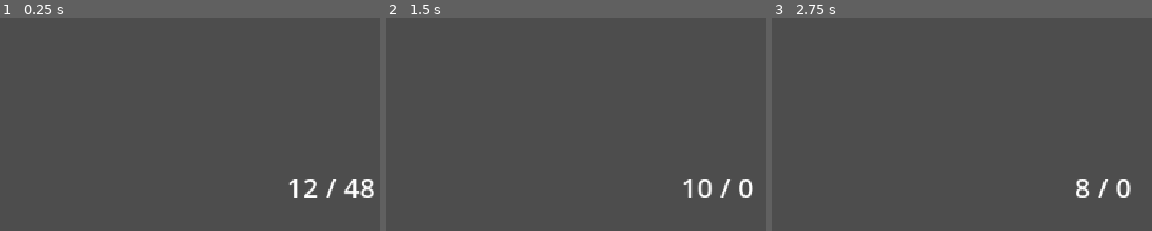
Above: before the commit, frames 1-3 (left to right).
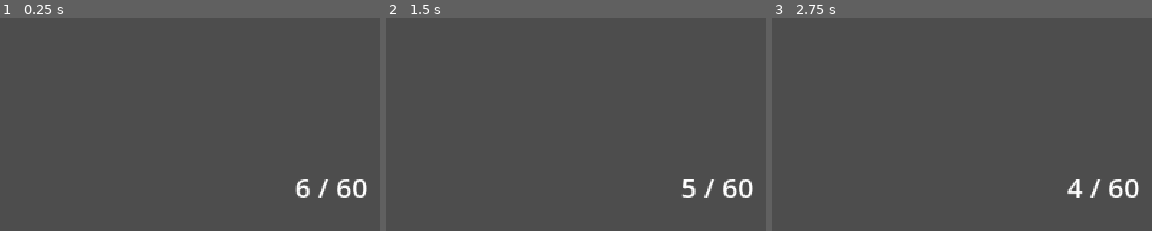
Above: after the commit, the same moments.

Repository: gmuGADIG/DEADSHOT
Game: Godot game, scene res://test_scenes/enemies/wilder_combat.tscn
Same seed, same stepped clock (60 frames per second), same inputs: the game is played once before the commit and once after it. This scene is started directly instead of the project's main scene. The engine's default icon, where the game draws it, is replaced by a stand-in: a white triangle on a blue panel in a dark square. Sound files missing from this copy of the repository are replaced by a short silence.
Inputs (mouse positions are % of the whole screen's width and height, from its top left):
- Up to frame 1 (0.25 s): no input
- Up to frame 2 (1.5 s): tap Enter at 0.5 s; move the mouse to (74, 44) at 0.52 s; press the mouse at (74, 44) at 0.53 s; hold D (move_right) 0.53-1.28 s; tap E (interact) at 0.8, 1.35 s; tap Space (roll) at 1.25 s; move the mouse to (30, 55) at 1.27 s; release the mouse at (30, 55) at 1.28 s; hold S (move_down) from 1.28 s (still down)
- Up to frame 3 (2.75 s): click (30, 55) at 1.55 s; tap Enter at 2 s; move the mouse to (62, 26) at 2.02 s; release S (move_down) at 2.03 s; press the mouse at (62, 26) at 2.03 s; hold D (move_right) from 2.03 s (still down); tap E (interact) at 2.3 s
The pictures show only the part of the screen within x 50-100%, y 50-100%; the shares and areas given below are measured in that part.

The runs differ from the first frame. In frame 1, 1.2% of the frame differs, in the area x 75-99%, y 75-85%; in frame 2, 0.7%; in frame 3, 1.0%.
Error in both runs: Cannot call method 'project_ray_origin' on a null value. (res://world/player/reticle/reticle.gd:10)

Commit message:
Basic Shotgun

Diff:
--- /dev/null
+++ b/systems/interaction/Interactable.tscn
@@ -0,0 +1,14 @@
+[gd_scene load_steps=3 format=3 uid="uid://3q1vp7v05vlp"]
+
+[ext_resource type="Script" uid="uid://bk20kngis5pvk" path="res://systems/interaction/interactable.gd" id="1_xf0bd"]
+
+[sub_resource type="CylinderShape3D" id="CylinderShape3D_xbhj0"]
+
+[node name="Interactable" type="Area3D"]
+collision_layer = 4
+collision_mask = 0
+script = ExtResource("1_xf0bd")
+
+[node name="CollisionShape3D" type="CollisionShape3D" parent="."]
+shape = SubResource("CylinderShape3D_xbhj0")
+debug_color = Color(0.9321316, 2.1851361e-05, 0.6420521, 1)
--- /dev/null
+++ b/systems/interaction/Interactor.tscn
@@ -0,0 +1,13 @@
+[gd_scene load_steps=3 format=3 uid="uid://dikovob442lxv"]
+
+[ext_resource type="Script" uid="uid://cwjxwkxciij4o" path="res://systems/interaction/interactor.gd" id="1_3wvjw"]
+
+[sub_resource type="CylinderShape3D" id="CylinderShape3D_smnib"]
+
+[node name="Interactor" type="Area3D"]
+collision_layer = 0
+collision_mask = 2
+script = ExtResource("1_3wvjw")
+
+[node name="CollisionShape3D" type="CollisionShape3D" parent="."]
+shape = SubResource("CylinderShape3D_smnib")
--- /dev/null
+++ b/world/player/bullet.tscn
@@ -0,0 +1,11 @@
+[gd_scene load_steps=3 format=3 uid="uid://cm6jm6853d32v"]
+
+[ext_resource type="Script" uid="uid://bykjiyhskge1i" path="res://world/player/weapon/bullet/player_bullet.gd" id="1_av7qr"]
+[ext_resource type="Texture2D" uid="uid://bffhswt8p3gcs" path="res://temp_art/gartic/lorax_kirby.png" id="1_hplxf"]
+
+[node name="Bullet" type="Area3D"]
+script = ExtResource("1_av7qr")
+
+[node name="Sprite3D" type="Sprite3D" parent="."]
+transform = Transform3D(0.232167, 0, 0, 0, 0.232167, 0, 0, 0, 0.232167, 0, 0, 0)
+texture = ExtResource("1_hplxf")
--- a/world/player/player.gd
+++ b/world/player/player.gd
@@ -9,7 +9,8 @@
 	var curr_reserve : int
 
 ## Tracks name of current gun node. CHANGE THIS VARIABLE WHEN GUNS ARE CHANGED.
-static var gun_name := "Dualies"
+static var gun_name := "shotgun"
+#static var gun_name := "Dualies"
 #static var gun_name := "BasicGun"
 
 ## These are the states that the player can be in. States control what the player can do.
--- a/world/player/player.tscn
+++ b/world/player/player.tscn
@@ -7,10 +7,10 @@
 [ext_resource type="Script" uid="uid://c4s1ohnc08ecy" path="res://world/player/reticle/reticle.gd" id="4_40qjc"]
 [ext_resource type="PackedScene" uid="uid://duf7ry1s34j7o" path="res://world/player/weapon/whip/whip.tscn" id="4_duds0"]
 [ext_resource type="Texture2D" uid="uid://bwm425xkr0vcy" path="res://temp_art/icon.svg" id="4_et4on"]
-[ext_resource type="PackedScene" uid="uid://vnurg1w4ttt4" path="res://world/player/weapon/dualies/weapon_dualies.tscn" id="5_2x47q"]
 [ext_resource type="Script" uid="uid://do5vs8m1law7o" path="res://systems/attacking/health/health.gd" id="6_thypd"]
 [ext_resource type="Script" uid="uid://lxg83i28nlul" path="res://systems/attacking/hurtbox/hurtbox.gd" id="7_d3e1v"]
 [ext_resource type="Script" uid="uid://c1g7056xgtqys" path="res://systems/camera/camera_tracked.gd" id="11_2x47q"]
+[ext_resource type="PackedScene" uid="uid://bqngdxosj3du1" path="res://world/player/weapon/shotgun/shotgun.tscn" id="11_3n4qb"]
 
 [sub_resource type="Curve" id="Curve_2x47q"]
 _limits = [0.0, 20.0, 0.0, 0.45]
@@ -182,9 +182,6 @@
 transform = Transform3D(1, 0, 0, 0, 1, 0, 0, 0, 1, 0, 0.8601074, 0)
 shape = SubResource("CylinderShape3D_bvkkv")
 
-[node name="Dualies" parent="." instance=ExtResource("5_2x47q")]
-transform = Transform3D(1, 0, 0, 0, 1, 0, 0, 0, 1, 0, 1.237, 0)
-
 [node name="Aiming" type="Node" parent="."]
 
 [node name="Reticle" type="Node3D" parent="Aiming"]
@@ -245,3 +242,5 @@
 omni_attenuation = 1.5
 
 [node name="Hud" parent="." instance=ExtResource("2_duds0")]
+
+[node name="shotgun" parent="." instance=ExtResource("11_3n4qb")]
--- /dev/null
+++ b/world/player/weapon/shotgun/shotgun.gd
@@ -0,0 +1,9 @@
+extends Gun
+func fire() -> void:
+	for i in 5 :
+		var bullet : Bullet
+		bullet = preload("res://world/player/weapon/bullet/player_bullet.tscn").instantiate()
+		get_tree().current_scene.add_child(bullet)
+		bullet.fire(self, Player.instance.aim_dir().rotated(Vector3.UP, i * 0.2))
+
+	chamber_ammo -= 1
--- /dev/null
+++ b/world/player/weapon/shotgun/shotgun.tscn
@@ -0,0 +1,11 @@
+[gd_scene load_steps=3 format=3 uid="uid://bqngdxosj3du1"]
+
+[ext_resource type="Script" uid="uid://nxr5s1a8netl" path="res://world/player/weapon/shotgun/shotgun.gd" id="1_vbc65"]
+[ext_resource type="Texture2D" uid="uid://54e4esurd3xm" path="res://temp_art/gartic/gun.png" id="2_f43cm"]
+
+[node name="shotgun" type="Node3D"]
+script = ExtResource("1_vbc65")
+
+[node name="Sprite3D" type="Sprite3D" parent="."]
+transform = Transform3D(1, 0, 0, 0, 1, 0, 0, 0, 1, 0.38462913, 0, 0)
+texture = ExtResource("2_f43cm")
Not shown: 1 places in audio/streams/wilder_death_sound.tscn that only renumber resources
Not shown, added: world/player/weapon/shotgun/shotgun.gd.uid
